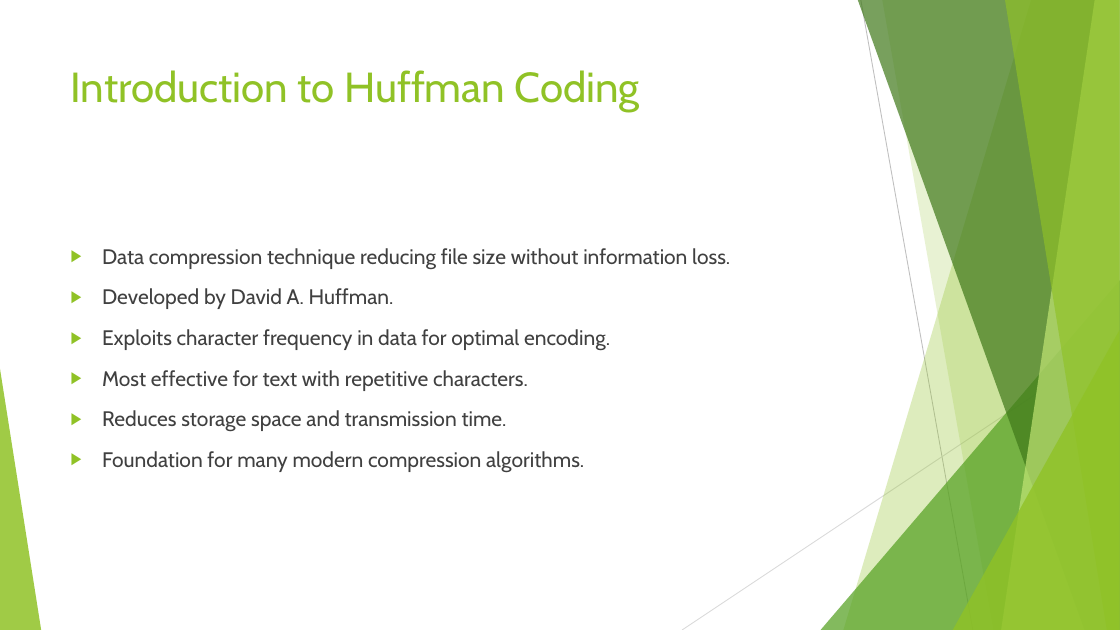
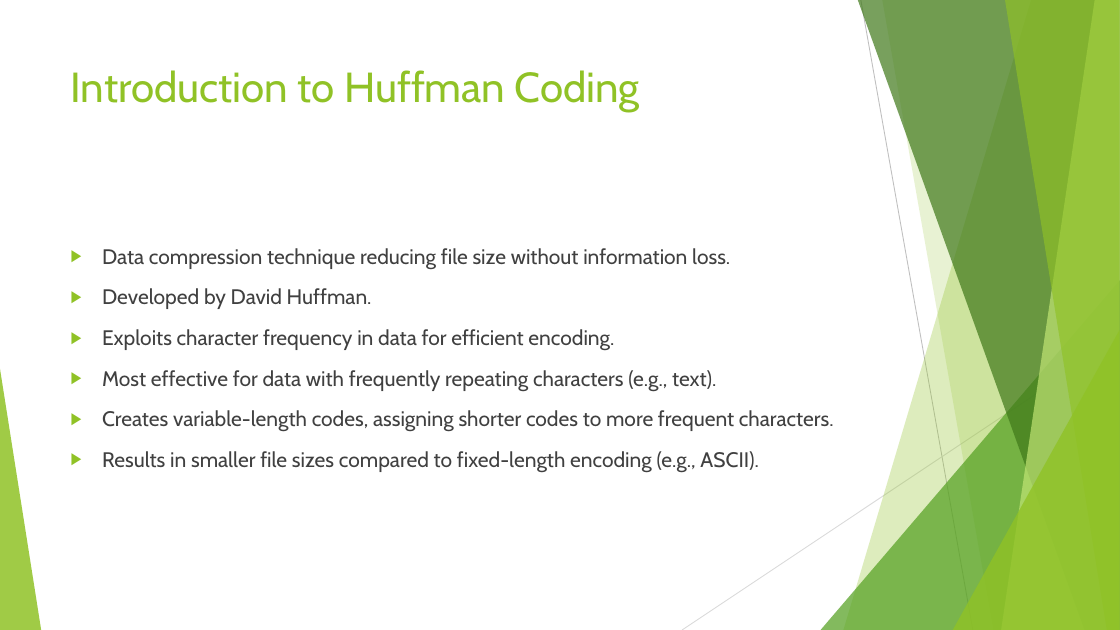
Before and after one commit to shubhamb025/Pdf_to_presentation_GenAI, a slide deck: slide 4 of output/generated_presentation.pptx. Drawn at 1120x630 pixels with LibreOffice and Linux fonts; fonts in the diff are those of the drawing. Boxes give left, top, right and bottom in pixels: in the first picture for what was removed or moved away, otherwise in the second. Text is boxed around its words. In the diff, an @@ line names an element or a change of style, - is before the commit and + after.

```diff
--- a/output/generated_presentation.pptx
+++ b/output/generated_presentation.pptx
@@ text at (102,288,834,473): text changed @@
-▶ Developed by David A. Huffman.
-▶ Exploits character frequency in data for optimal encoding.
-▶ Most effective for text with repetitive characters.
-▶ Reduces storage space and transmission time.
-▶ Foundation for many modern compression algorithms.
+▶ Developed by David Huffman.
+▶ Exploits character frequency in data for efficient encoding.
+▶ Most effective for data with frequently repeating characters (e.g., text).
+▶ Creates variable-length codes, assigning shorter codes to more frequent characters.
+▶ Results in smaller file sizes compared to fixed-length encoding (e.g., ASCII).
```
Also in this commit, not shown: 10 other slides changed, 28 other files.
